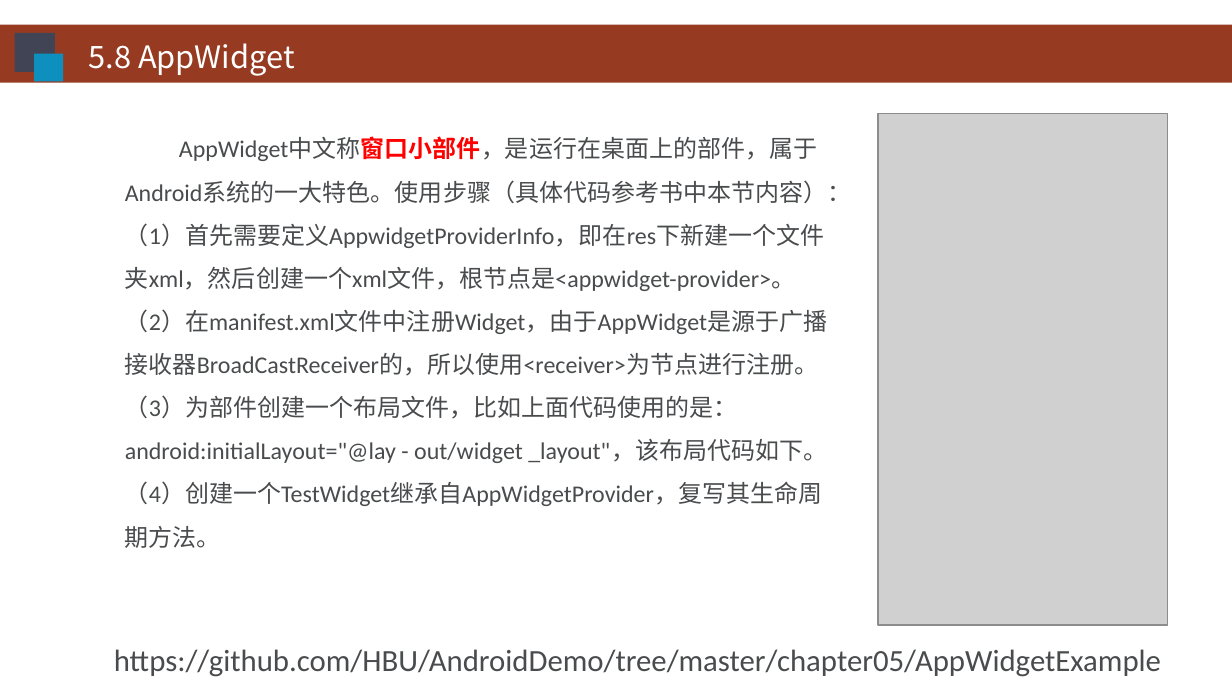
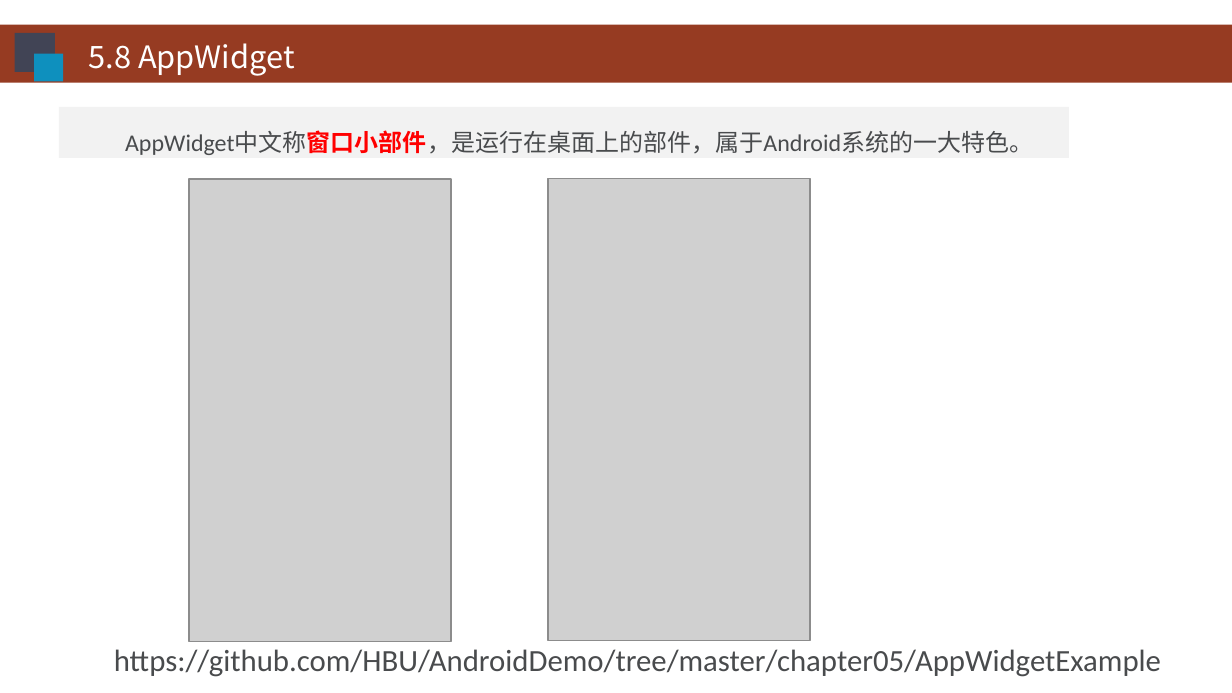
Before and after one commit to HBU/Android-PPT, a slide deck: slide 51 of 05.0 -- 用户界面 -- 第05章.pptx (slide 53 before the commit). Drawn at 1232x693 pixels with LibreOffice and Linux fonts; fonts in the diff are those of the drawing; grey boxes stand for pictures; background and template pictures are left out. Boxes give left, top, right and bottom in pixels: in the first picture for what was removed or moved away, otherwise in the second. Text is boxed around its words. In the diff, an @@ line names an element or a change of style, - is before the commit and + after.

```diff
--- a/05.0 -- 用户界面 -- 第05章.pptx
+++ b/05.0 -- 用户界面 -- 第05章.pptx
@@ rectangle added at bbox=[59, 107, 1069, 158], fill #F2F2F2, 14 pt, text #494B4D @@
+AppWidget中文称窗口小部件，是运行在桌面上的部件，属于Android系统的一大特色。
@@ text removed at bbox=[125, 137, 851, 548] @@
-AppWidget中文称窗口小部件，是运行在桌面上的部件，属于Android系统的一大特色。使用步骤（具体代码参考书中本节内容）：
-（1）首先需要定义AppwidgetProviderInfo，即在res下新建一个文件夹xml，然后创建一个xml文件，根节点是<appwidget-provider>。
-（2）在manifest.xml文件中注册Widget，由于AppWidget是源于广播接收器BroadCastReceiver的，所以使用<receiver>为节点进行注册。
-（3）为部件创建一个布局文件，比如上面代码使用的是：android:initialLayout="@lay - out/widget _layout"，该布局代码如下。
-（4）创建一个TestWidget继承自AppWidgetProvider，复写其生命周期方法。
@@ picture added at bbox=[190, 179, 452, 641] @@
@@ picture: place and size @@
-picture at bbox=[878, 113, 1168, 625]
+picture at bbox=[548, 179, 811, 641]
```
Also in this commit, not shown: 43 other slides changed, 1 slide added, 4 slides removed.
